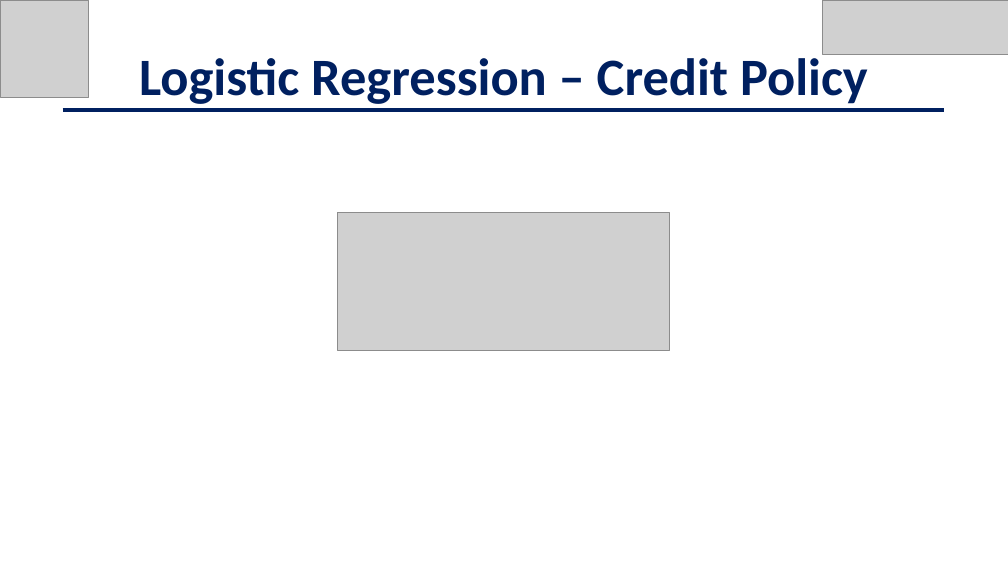
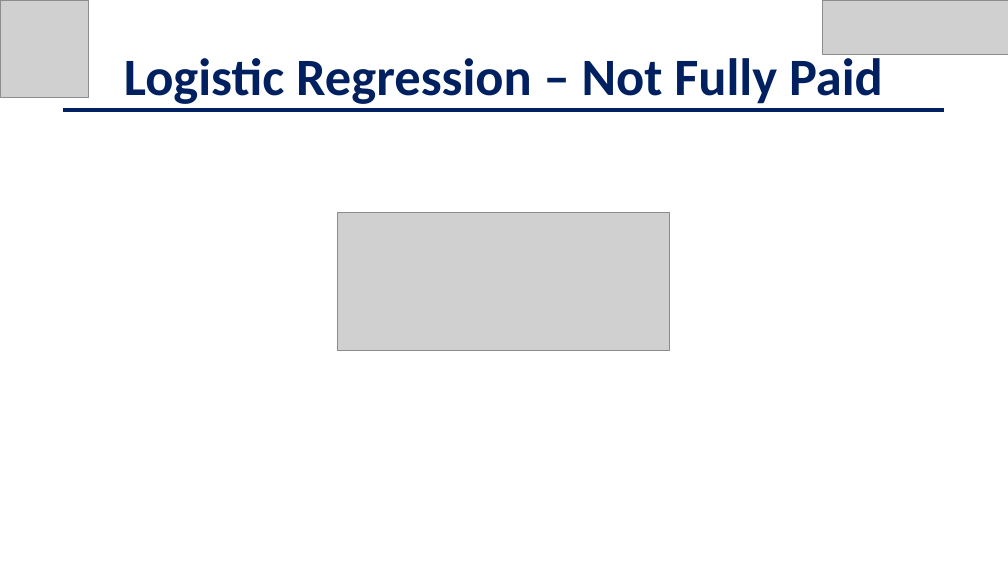
Before and after one commit to jschild01/JMB_DATS_6101, a slide deck: slide 20 of Project2/EDA_LendingClub_Slides - Project 2.pptx (slide 22 before the commit). Drawn at 1008x567 pixels with LibreOffice and Linux fonts; fonts in the diff are those of the drawing; grey boxes stand for pictures. Boxes give left, top, right and bottom in pixels: in the first picture for what was removed or moved away, otherwise in the second. Text is boxed around its words. In the diff, an @@ line names an element or a change of style, - is before the commit and + after.

```diff
--- a/Project2/EDA_LendingClub_Slides - Project 2.pptx
+++ b/Project2/EDA_LendingClub_Slides - Project 2.pptx
@@ text at [124,51,883,104]: text changed @@
-Logistic Regression – Credit Policy
+Logistic Regression – Not Fully Paid
```
Also in this commit, not shown: 5 other slides changed, 2 slides added, 1 slide removed.
